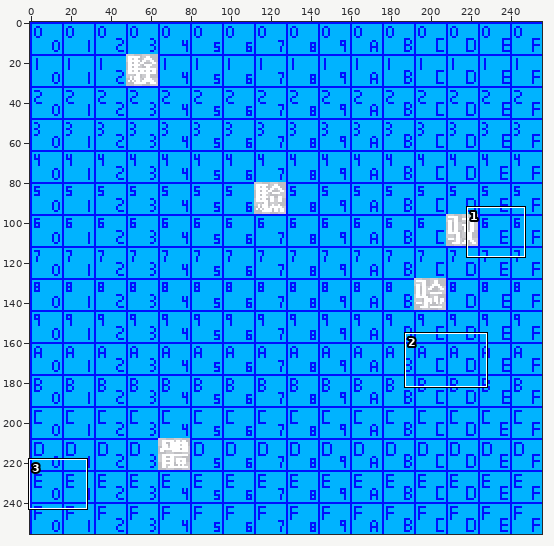
One commit to this sprite sheet: assets/base/font/cosmic-reach-font-9A00.png. Above: a wide view before the commit, with the close-up outlined.
Close-up. First the earlier version:
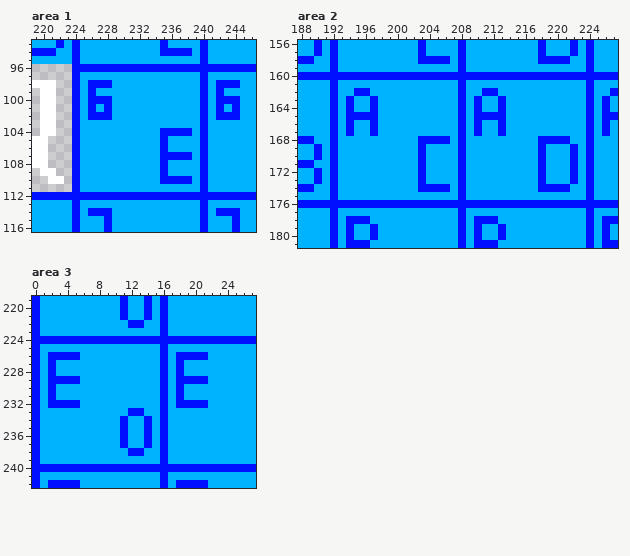
The file is 256x256 pixels. Shown: area 1: x 219..246, y 93..116; area 2: x 188..227, y 156..181; area 3: x 0..27, y 219..242.
Now the later version:
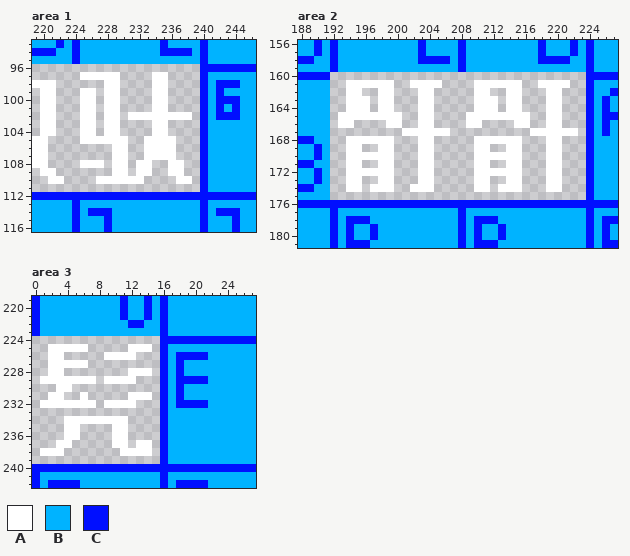
Palette (. is transparent): A #ffffff  B #00b3ff  C #000fff
Change:
--- area 1
@@ x 219..246 @@
  95 BBBBBCBBBBBBBBBBBBBBBCBBBBBB
- 96 .....CCCCCCCCCCCCCCCCCCCCCCC
- 97 .....CBBBBBBBBBBBBBBBCBBBBBB
- 98 AAA..CBCCCBBBBBBBBBBBCBCCCBB
- 99 .AA..CBCBBBBBBBBBBBBBCBCBBBB
-100 .AA..CBCCCBBBBBBBBBBBCBCCCBB
-101 .AA..CBCBCBBBBBBBBBBBCBCBCBB
-102 .AA..CBCCCBBBBBBBBBBBCBCCCBB
-103 .AA..CBBBBBBBBBBBBBBBCBBBBBB
-104 .AA..CBBBBBBBBBBCCCCBCBBBBBB
-105 AA...CBBBBBBBBBBCBBBBCBBBBBB
-106 AA...CBBBBBBBBBBCBBBBCBBBBBB
-107 AA...CBBBBBBBBBBCCCCBCBBBBBB
-108 AA...CBBBBBBBBBBCBBBBCBBBBBB
-109 .AA..CBBBBBBBBBBCBBBBCBBBBBB
-110 ..AA.CBBBBBBBBBBCCCCBCBBBBBB
-111 .....CBBBBBBBBBBBBBBBCBBBBBB
+ 96 .....................CCCCCCC
+ 97 ......AAAAA....AA....CBBBBBB
+ 98 AAA......AA....AA....CBCCCBB
+ 99 .AA...AA.AA....AA....CBCBBBB
+100 .AA...AA.AA....AA....CBCCCBB
+101 .AA...AA.AA....AA....CBCBCBB
+102 .AA...AA.AA.AAAAAAAA.CBCCCBB
+103 .AA...AA.AA....AA....CBBBBBB
+104 .AA...AA.AA....AA....CBBBBBB
+105 AA....AAAAAA..AAAA...CBBBBBB
+106 AA........AA..AAAA...CBBBBBB
+107 AA........AA..AAAA...CBBBBBB
+108 AA....AAA.AA.AA..AA..CBBBBBB
+109 .AA.......AA.AA..AA..CBBBBBB
+110 ..AA....AAAAAA....AA.CBBBBBB
+111 .....................CBBBBBB
 112 CCCCCCCCCCCCCCCCCCCCCCCCCCCC
--- area 2
@@ x 188..227 @@
 159 BBBBCBBBBBBBBBBBBBBBCBBBBBBBBBBBBBBBCBBB
-160 CCCCCCCCCCCCCCCCCCCCCCCCCCCCCCCCCCCCCCCC
-161 BBBBCBBBBBBBBBBBBBBBCBBBBBBBBBBBBBBBCBBB
-162 BBBBCBBCCBBBBBBBBBBBCBBCCBBBBBBBBBBBCBBC
-163 BBBBCBCBBCBBBBBBBBBBCBCBBCBBBBBBBBBBCBCB
-164 BBBBCBCBBCBBBBBBBBBBCBCBBCBBBBBBBBBBCBCB
-165 BBBBCBCCCCBBBBBBBBBBCBCCCCBBBBBBBBBBCBCC
-166 BBBBCBCBBCBBBBBBBBBBCBCBBCBBBBBBBBBBCBCB
-167 BBBBCBCBBCBBBBBBBBBBCBCBBCBBBBBBBBBBCBCB
-168 CCBBCBBBBBBBBBBCCCCBCBBBBBBBBBCCCCBBCBBB
-169 BBCBCBBBBBBBBBBCBBBBCBBBBBBBBBCBBBCBCBBB
-170 BBCBCBBBBBBBBBBCBBBBCBBBBBBBBBCBBBCBCBBB
-171 CCBBCBBBBBBBBBBCBBBBCBBBBBBBBBCBBBCBCBBB
-172 BBCBCBBBBBBBBBBCBBBBCBBBBBBBBBCBBBCBCBBB
-173 BBCBCBBBBBBBBBBCBBBBCBBBBBBBBBCBBBCBCBBB
-174 CCBBCBBBBBBBBBBCCCCBCBBBBBBBBBCCCCBBCBBB
-175 BBBBCBBBBBBBBBBBBBBBCBBBBBBBBBBBBBBBCBBB
+160 CCCC................................CCCC
+161 BBBB..AAAAAA..AAAA....AAAAAA..AAAA..CBBB
+162 BBBB..AA..AA...AA.....AA..AA...AA...CBBC
+163 BBBB..AAA.AA...AA.....AAA.AA...AA...CBCB
+164 BBBB..AAA.AA...AA.....AAA.AA...AA...CBCB
+165 BBBB.AAAAAAAA..AA....AAAAAAAA..AA...CBCC
+166 BBBB.AA....AA..AA....AA....AA..AA...CBCB
+167 BBBB.........AAAAAA..........AAAAAA.CBCB
+168 CCBB..AAAAAA...AA.....AAAAAA...AA...CBBB
+169 BBCB..AA..AA...AA.....AA..AA...AA...CBBB
+170 BBCB..AAAAAA...AA.....AAAAAA...AA...CBBB
+171 CCBB..AA..AA...AA.....AA..AA...AA...CBBB
+172 BBCB..AAAAAA...AA.....AAAAAA...AA...CBBB
+173 BBCB..AA..AA...AA.....AA..AA...AA...CBBB
+174 CCBB..AA.AAA..AAA.....AA.AAA...AA...CBBB
+175 BBBB................................CBBB
 176 CCCCCCCCCCCCCCCCCCCCCCCCCCCCCCCCCCCCCCCC
--- area 3
@@ x 0..17 @@
 223 CBBBBBBBBBBBBBBBCB
-224 CCCCCCCCCCCCCCCCCC
-225 CBBBBBBBBBBBBBBBCB
-226 CBCCCCBBBBBBBBBBCB
-227 CBCBBBBBBBBBBBBBCB
-228 CBCBBBBBBBBBBBBBCB
-229 CBCCCCBBBBBBBBBBCB
-230 CBCBBBBBBBBBBBBBCB
-231 CBCBBBBBBBBBBBBBCB
-232 CBCCCCBBBBBBBBBBCB
-233 CBBBBBBBBBBBCCBBCB
-234 CBBBBBBBBBBCBBCBCB
-235 CBBBBBBBBBBCBBCBCB
-236 CBBBBBBBBBBCBBCBCB
-237 CBBBBBBBBBBCBBCBCB
-238 CBBBBBBBBBBBCCBBCB
-239 CBBBBBBBBBBBBBBBCB
+224 ................CC
+225 ..AAAAA.....AAA.CB
+226 ..AA.....AAAA...CB
+227 ..AAAAA.........CB
+228 ..AA........AAA.CB
+229 .AAAAAAA.AAAA...CB
+230 ...AA...........CB
+231 ..AA..A.....AAA.CB
+232 .AAAAAAA.AAAA...CB
+233 ................CB
+234 ....AAAAAAAA....CB
+235 ....AA....AA....CB
+236 ....AA....AA....CB
+237 ...AA.....AA.AA.CB
+238 .AAA.......AAAA.CB
+239 ................CB
 240 CCCCCCCCCCCCCCCCCC
Boxes around the changes in both close-ups, in picture pixels (x1, y1, x2, y2):
changed: (72, 64, 200, 192)
changed: (330, 72, 586, 200)
changed: (32, 336, 160, 464)
